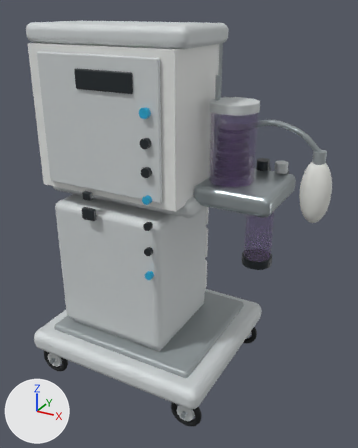
One commit to the glTF model WATO_EX35_simplified_2025.glb: the scene before it, then after it.
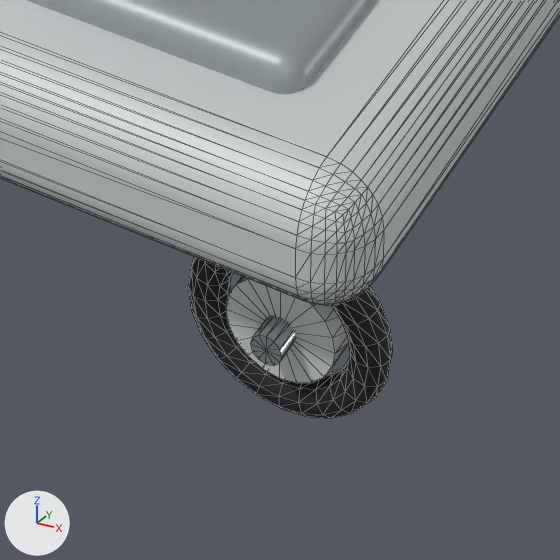
The first picture shows the older version from a 50 mm lens placed at (0.986, -1.551, 1.46), pointed at (0.137, -0.009, 0.689). The close-ups show the older and then the newer version on the part from 40% to 63% of the width and 81% to 100% of the height of that picture. Only the edits that show in the close-ups are written down. The axes (+X, +Y, +Z) are drawn at lower left. The lights are the same throughout. The close-ups show mesh edges as thin lines. Where no turn or scale is listed for an object, it has been applied to the vertices.

Names of what the first close-up shows: 'BASE_INNER_PANEL', 'BASE_PLINTH', 'CASTER_REAR_LEFT_AXLE', 'CASTER_REAR_LEFT_HUB', 'CASTER_REAR_LEFT_TYRE'.
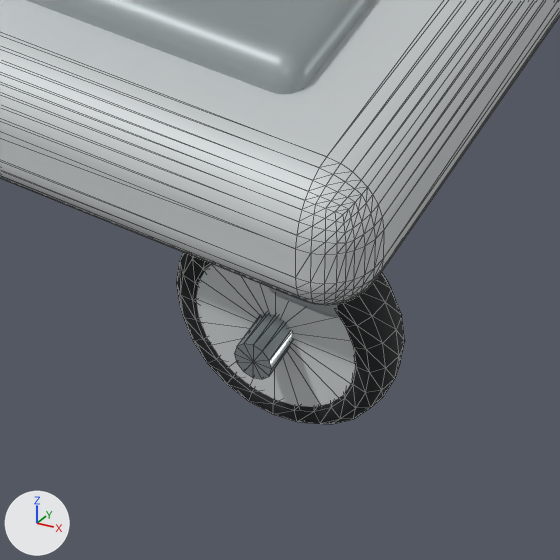
What differs and where, as boxes [x1, y1, x2, y2] in the close-ups (560 x 560 px):
'CASTER_REAR_LEFT_TYRE', moved, rescaled (12% wider, 7% taller): before [188, 257, 393, 418]; after [176, 252, 405, 424]
'CASTER_REAR_LEFT_HUB', moved, rescaled: before [226, 276, 349, 383]; after [196, 264, 355, 407]
'CASTER_REAR_LEFT_AXLE', moved, rescaled: before [250, 316, 296, 365]; after [234, 313, 293, 379]

The change in detail:
Object 'CASTER_REAR_LEFT_TYRE' (ob_caster_rear_left_tyre) moves from (0.32, -0.285, 0.064) to (0.32, -0.285, 0.0691).
Object 'CASTER_REAR_LEFT_TYRE' (ob_caster_rear_left_tyre) is rescaled from (1.0, 1.0, 1.0) to (1.08, 1.65, 1.08).
Object 'CASTER_REAR_LEFT_HUB' (ob_caster_rear_left_hub) moves from (0.32, -0.285, 0.064) to (0.32, -0.285, 0.0691).
Object 'CASTER_REAR_LEFT_HUB' (ob_caster_rear_left_hub) is rescaled from (1.0, 1.0, 1.0) to (1.62, 1.62, 1.55).
Object 'CASTER_REAR_LEFT_AXLE' (ob_caster_rear_left_axle) moves from (0.32, -0.285, 0.064) to (0.32, -0.285, 0.0691).
Object 'CASTER_REAR_LEFT_AXLE' (ob_caster_rear_left_axle) is rescaled from (1.0, 1.0, 1.0) to (1.18, 1.18, 1.55).
